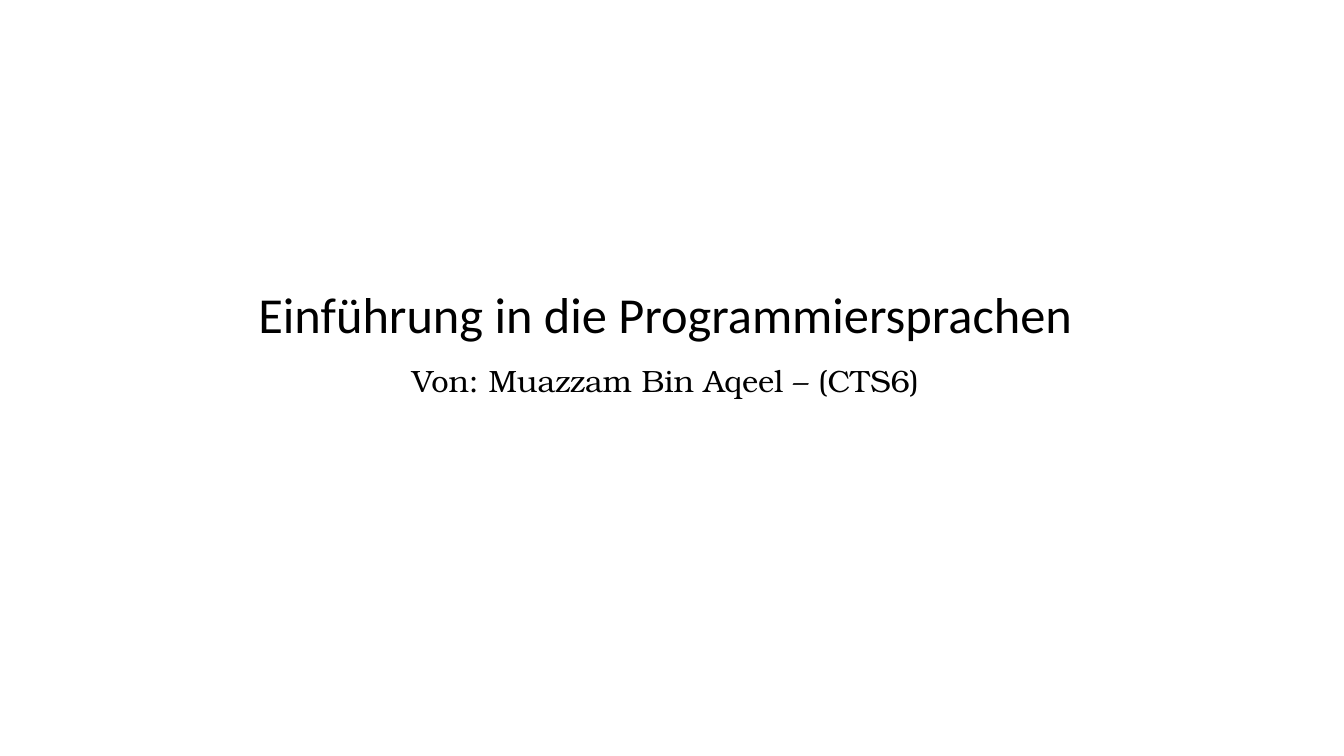
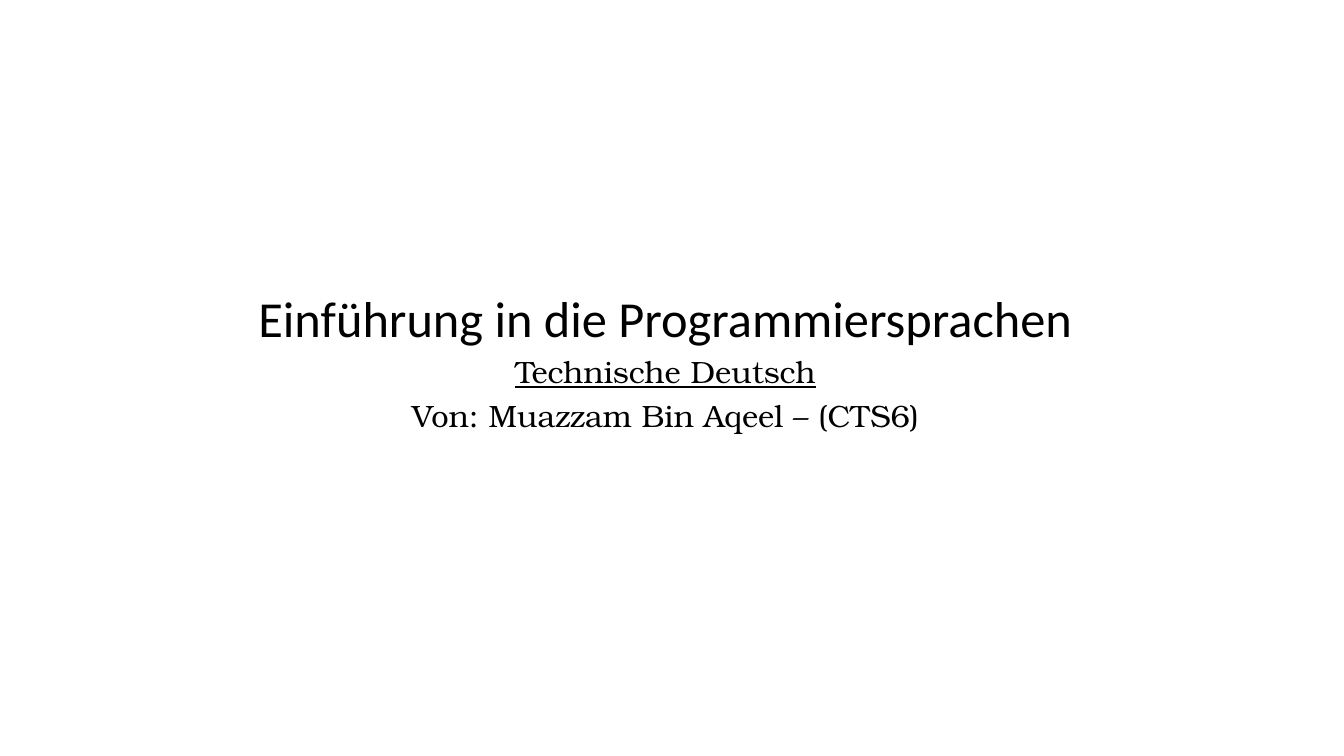
Before and after one commit to muazzamaqeel/Unversity-ComputerScience, a slide deck: slide 1 of Technical German/Einführung in die Programmiersprachen.pptm. Drawn at 1344x756 pixels with LibreOffice and Linux fonts; fonts in the diff are those of the drawing; background and template pictures are left out. Boxes give left, top, right and bottom in pixels: in the first picture for what was removed or moved away, otherwise in the second. Text is boxed around its words. In the diff, an @@ line names an element or a change of style, - is before the commit and + after.

```diff
--- a/Technical German/Einführung in die Programmiersprachen.pptm
+++ b/Technical German/Einführung in die Programmiersprachen.pptm
@@ title "Einführung in die Programmiersprachen": place and size @@
-title "Einführung in die Programmiersprachen" at box(258, 298, 1071, 342)
+title "Einführung in die Programmiersprachen" at box(258, 302, 1071, 346)
@@ subtitle added at box(515, 361, 816, 388), 22 pt, text #000000, underline @@
+Technische Deutsch
@@ text "Von: Muazzam Bin Aqeel – ...": place and size @@
-text "Von: Muazzam Bin Aqeel – ..." at box(412, 370, 919, 399)
+text "Von: Muazzam Bin Aqeel – ..." at box(412, 405, 919, 434)
```
Also in this commit, not shown: 2 other slides changed, 2 slides added.
